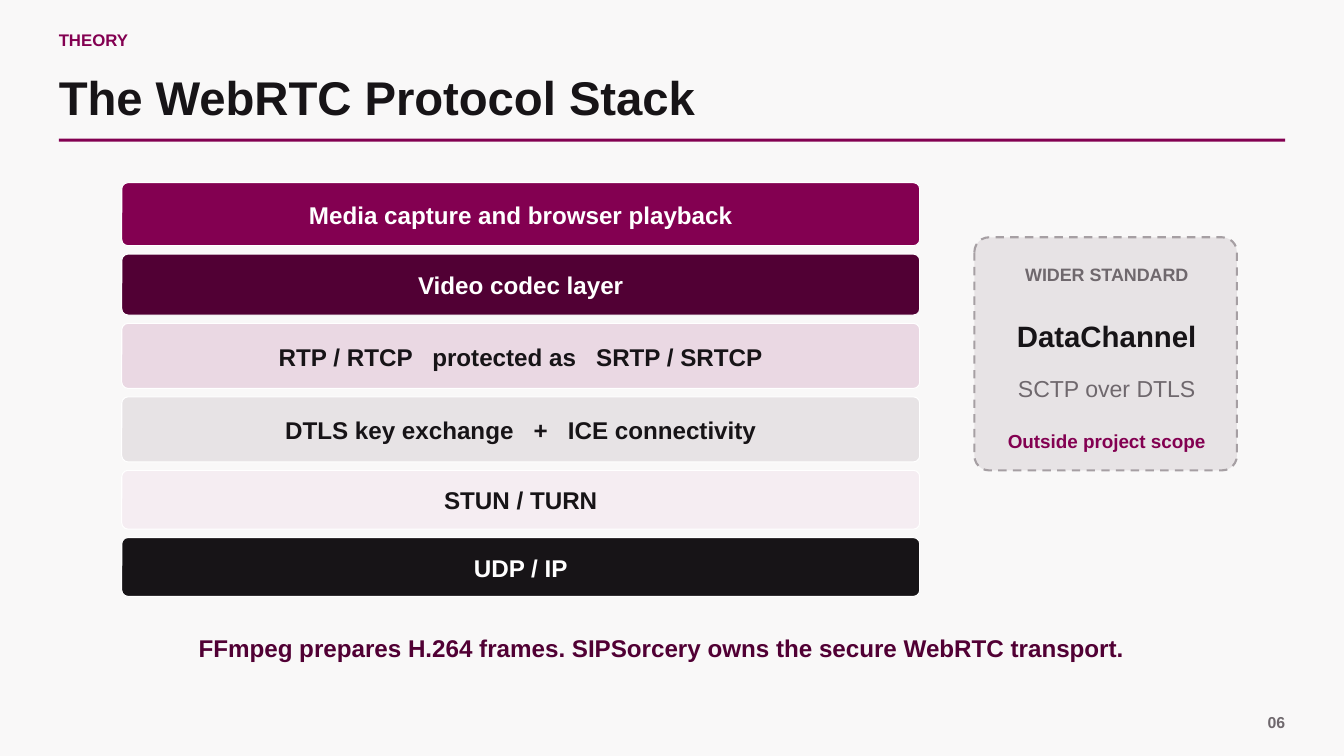
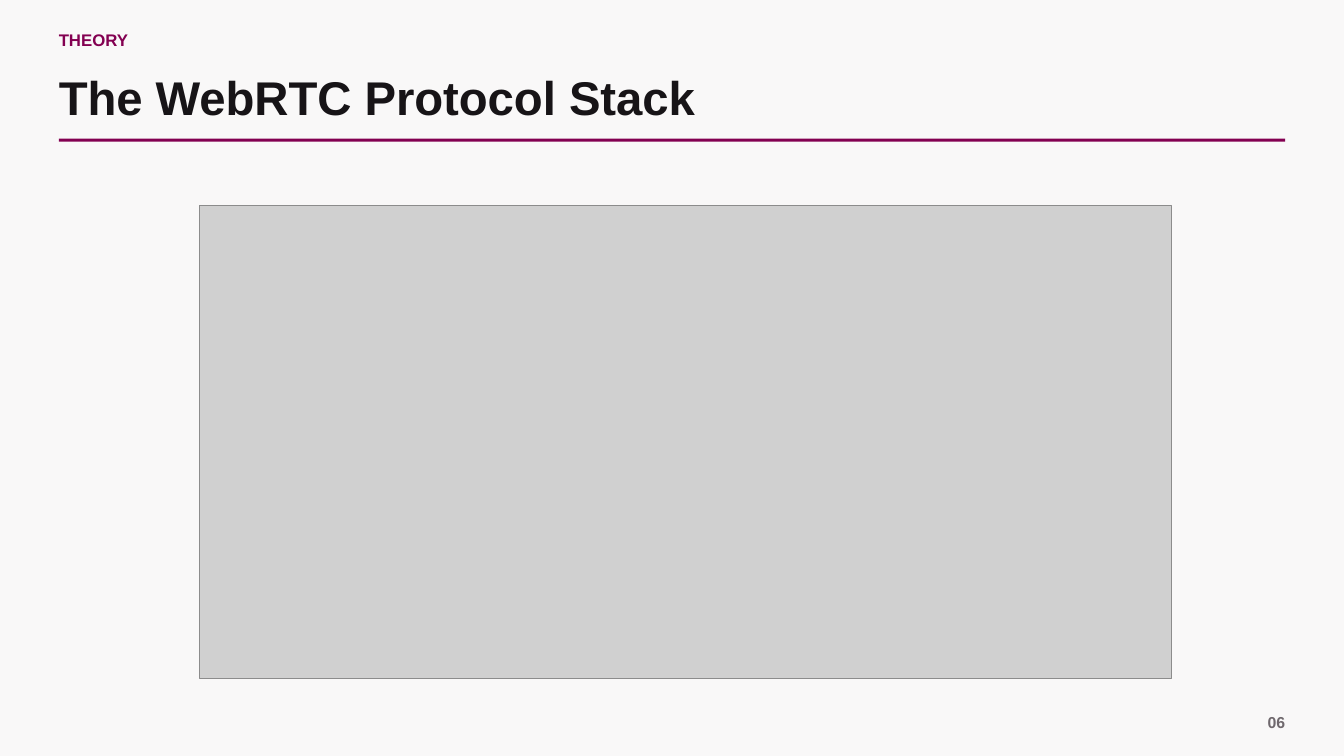
Before and after one commit to scarlet-radio-control/scarlet-radio-control, a slide deck: slide 6 of PRESENTATION.pptx. Drawn at 1344x756 pixels with LibreOffice and Linux fonts; fonts in the diff are those of the drawing; grey boxes stand for pictures. Boxes give left, top, right and bottom in pixels: in the first picture for what was removed or moved away, otherwise in the second. Text is boxed around its words. In the diff, an @@ line names an element or a change of style, - is before the commit and + after.

```diff
--- a/PRESENTATION.pptx
+++ b/PRESENTATION.pptx
@@ rounded rectangle removed at (122, 182, 921, 245) @@
-Media capture and browser playback
@@ picture added at (200, 205, 1172, 679) @@
@@ rounded rectangle removed at (975, 237, 1237, 470) @@
@@ rounded rectangle removed at (122, 254, 921, 315) @@
-Video codec layer
@@ text removed at (1025, 268, 1189, 281) @@
-WIDER STANDARD
@@ rounded rectangle removed at (122, 324, 921, 389) @@
-RTP / RTCP protected as SRTP / SRTCP
@@ text removed at (1017, 325, 1197, 348) @@
-DataChannel
@@ text removed at (1018, 381, 1196, 397) @@
-SCTP over DTLS
@@ rounded rectangle removed at (122, 397, 921, 463) @@
-DTLS key exchange + ICE connectivity
@@ text removed at (1008, 434, 1205, 452) @@
-Outside project scope
@@ rounded rectangle removed at (122, 471, 921, 529) @@
-STUN / TURN
@@ rounded rectangle removed at (122, 537, 921, 596) @@
-UDP / IP
@@ text removed at (199, 639, 1124, 662) @@
-FFmpeg prepares H.264 frames. SIPSorcery owns the secure WebRTC transport.
```
Also in this commit, not shown: 2 other slides changed.
